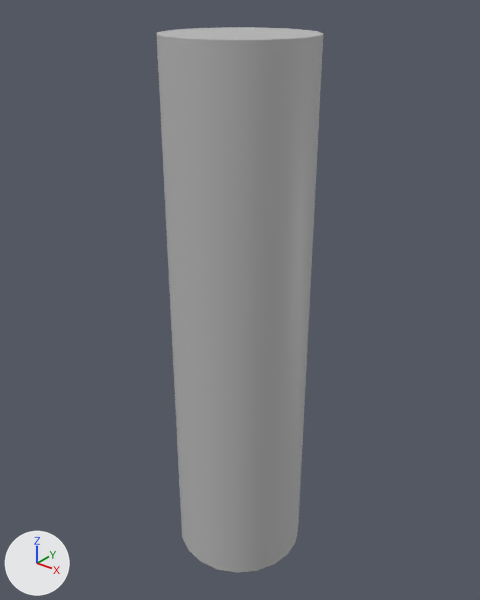
One commit to the FBX model FbxModel/simple.fbx: the scene before it, then after it.
The view is the same before and after, from a 50 mm camera at (0.0536, -0.067, 0.082) aimed at (-0.0009, 0.0012, 0.0397). The lights are fixed; the arrows at lower left show +X, +Y and +Z. Where no turn or scale is listed for an object, it has been applied to the vertices.
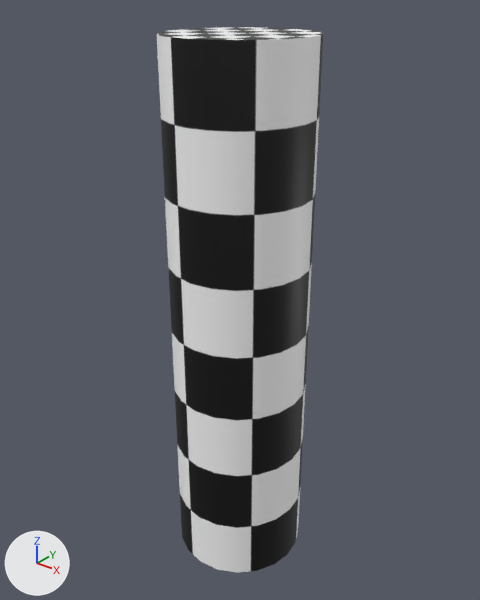
The newer file is also turned or shifted as a whole; pictures and numbers use the older file's frame.

Where the change shows, as pixel boxes (x1, y1, x2, y2) in the pictures (480 x 600 px):
'pCylinder1', recoloured: (157, 27, 323, 573) in both

Edits to the bpy script that builds the scene:
```text
Add img_chess_jpg:
    img_chess_jpg = load_image('chess.jpg', '../Textures/chess.jpg', 1000, 1000, 'sRGB')
Add mat_lambert2:
    mat_lambert2 = principled_material('lambert2')
    mat_lambert2.texture = img_chess_jpg
Change me_mesh:
    where me_mesh.from_pydata(...)  # 222 vertices, 440 faces; spans x -0.01..0.01, y -0.01..0.01, z -0.0024..0.076
    remove me_mesh.materials.append(mat_lambert1)  # grey #bcbcbc
    add me_mesh.materials.append(mat_lambert2)  # picture img_chess_jpg
```
